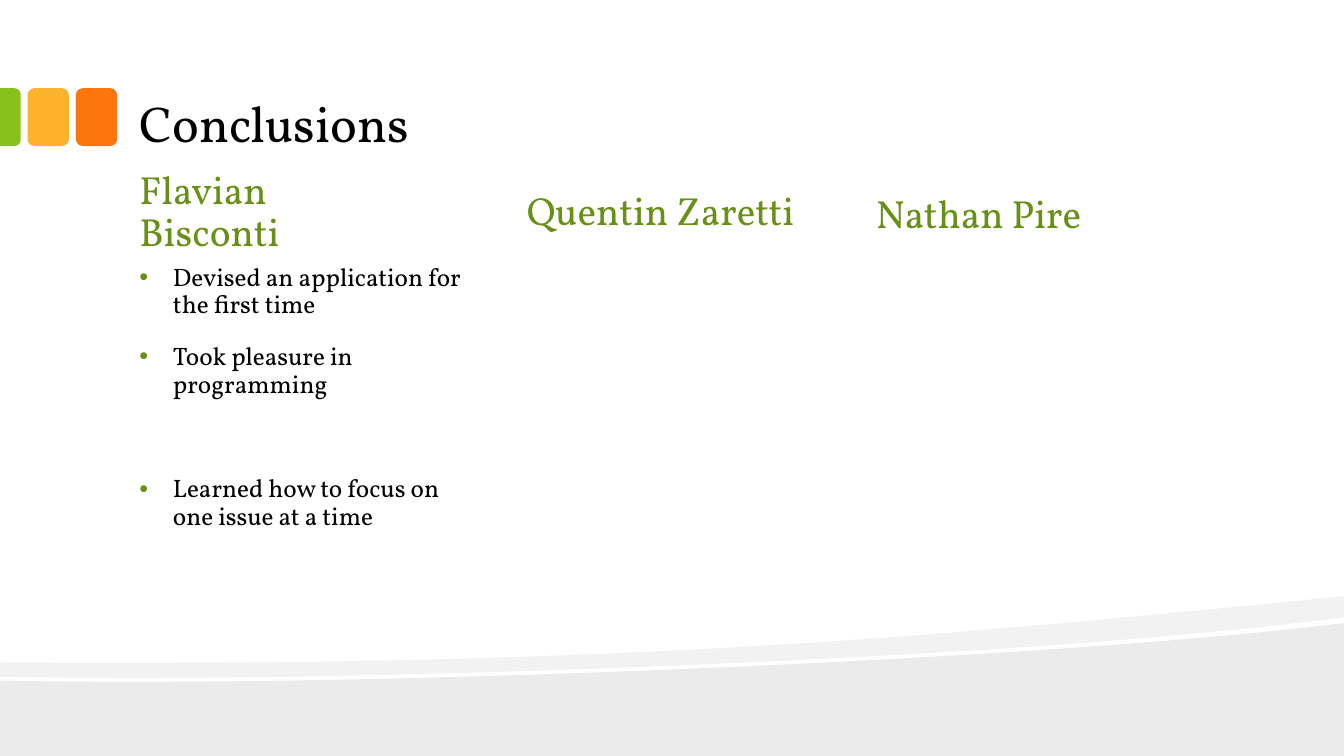
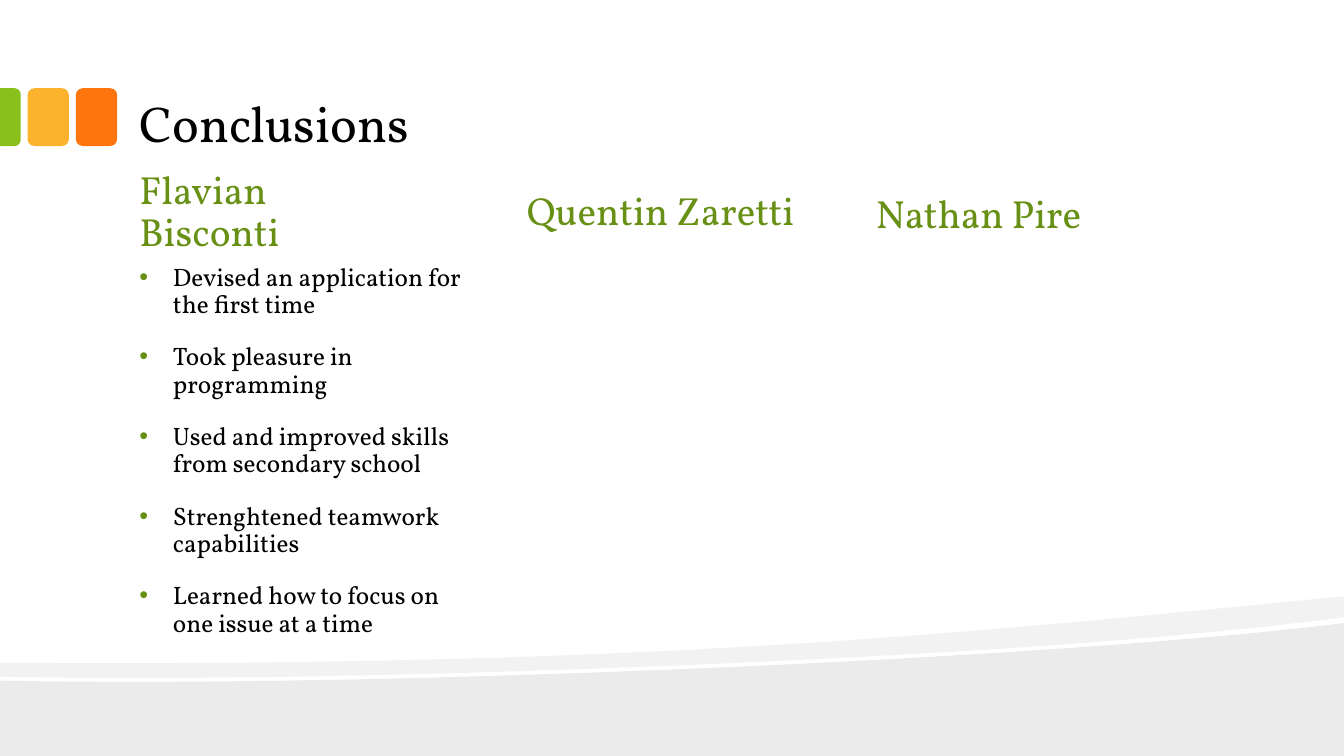
Before and after one commit to thelittlewozniak/iKitchen, a slide deck: slide 21 of Fichiers analyse/IKitchen.pptx. Drawn at 1344x756 pixels with LibreOffice and Linux fonts; fonts in the diff are those of the drawing. Boxes give left, top, right and bottom in pixels: in the first picture for what was removed or moved away, otherwise in the second. Text is boxed around its words. In the diff, an @@ line names an element or a change of style, - is before the commit and + after.

Commit message:
powerpoint

```diff
--- a/Fichiers analyse/IKitchen.pptx
+++ b/Fichiers analyse/IKitchen.pptx
@@ text at (x1=173, y1=427, x2=449, y2=558): paragraphs added @@
+• Used and improved skills from secondary school
+• Strenghtened teamwork capabilities
```
